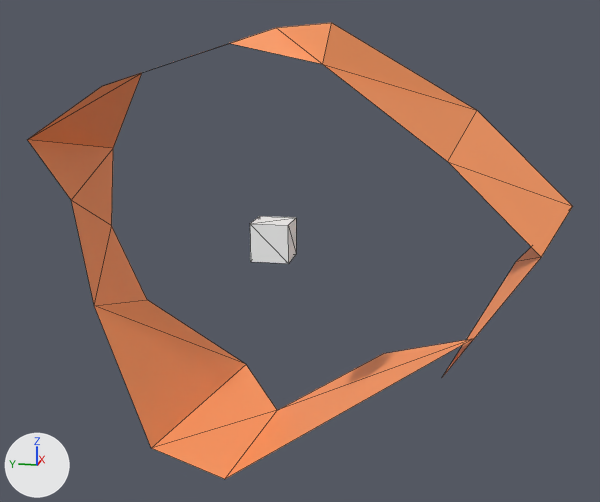
An edit to the glTF model src/assets/montains.gltf, drawn before and after from the same camera.
Before and after are seen from a 50 mm lens placed at (-15.89, -3.72, 3.76), pointed at (1.63, -0.21, -0.62). Every picture has the same lights, and +X, +Y and +Z are marked at lower left. Mesh edges are drawn as thin lines. Where no turn or scale is listed for an object, it has been applied to the vertices. Vertices at the same position are counted once.
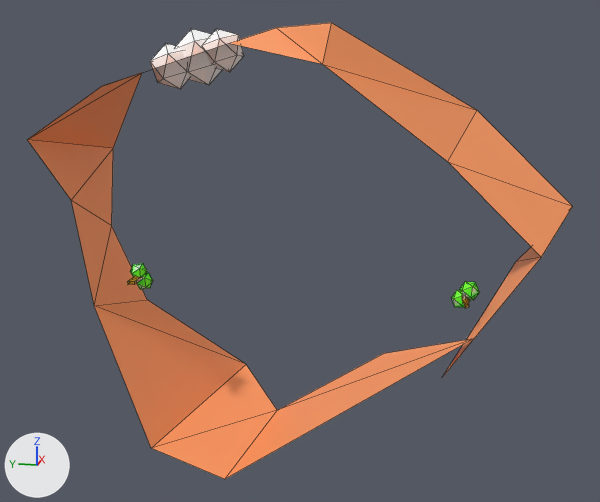
Edits to the scene script, one JSON object a line:
```json
{"block": "me_cube", "where": "# used by ob_cube; location = (0.0, 0.0, 0.0)"}
{"op": "remove", "block": "me_cube", "code": "me_cube.from_pydata(...)  # 32 vertices, 34 faces; spans x -0.39..3.64, y -5.88..5.33, z -5.52..4.2"}
{"op": "add", "block": "me_cube", "code": "me_cube.from_pydata(...)  # 124 vertices, 186 faces; spans x 0.12..3.64, y -5.88..5.33, z -5.52..4.2"}
{"block": "me_cube", "change": "me_cube part 1: a new loose piece, an icosphere of 20 faces spanning x 1.35..2.42, y 1.52..2.57, z 2.94..4.14, in mat_defaultmaterial"}
{"block": "me_cube", "change": "me_cube part 2: a new loose piece, an icosphere of 20 faces spanning x 1.26..2.07, y 1.07..1.86, z 3.23..4.13, in mat_defaultmaterial"}
{"block": "me_cube", "change": "me_cube part 3: a new loose piece, an icosphere of 20 faces spanning x 1.16..2.02, y 2.14..2.99, z 2.87..3.83, in mat_defaultmaterial"}
{"block": "me_cube", "change": "me_cube part 4: a new loose piece, an icosphere of 20 faces spanning x 0.9..1.27, y 3.16..3.57, z -1.31..-0.95, in mat_defaultmaterial"}
{"block": "me_cube", "change": "me_cube part 5: a new loose piece, an icosphere of 20 faces spanning x 0.92..1.31, y 3.05..3.48, z -1.55..-1.16, in mat_defaultmaterial"}
{"block": "me_cube", "change": "me_cube part 6: a new loose piece, an icosphere of 20 faces spanning x 0.74..1.11, y -3.94..-3.54, z -1.49..-1.12, in mat_defaultmaterial"}
{"block": "me_cube", "change": "me_cube part 7: a new loose piece, an icosphere of 20 faces spanning x 0.77..1.15, y -4.12..-3.7, z -1.32..-0.93, in mat_defaultmaterial"}
{"block": "me_cube", "change": "me_cube part 8: the loose piece of 8 vertices spanning x -0.39..0.39, y -0.39..0.39, z -0.39..0.39 is deleted"}
{"block": "me_cube", "change": "me_cube part 9"}
{"block": "me_cube", "change": "8 vertices are added at x 0.55..0.99, y 3.25..3.42, z -1.29..-1.21"}
{"block": "me_cube", "change": "12 new faces join them"}
{"block": "me_cube", "change": "me_cube part 10"}
{"block": "me_cube", "change": "8 vertices are added at x 0.4..0.83, y -3.91..-3.77, z -1.33..-1.14"}
{"block": "me_cube", "change": "12 new faces join them"}
```

Boxes (x1, y1, x2, y2) around the edits, measured in the pictures (600 x 502 px):
```json
{"part": 1, "of": "me_cube", "change": "added", "after": [176, 29, 222, 85]}
{"part": 2, "of": "me_cube", "change": "added", "after": [202, 29, 244, 72]}
{"part": 3, "of": "me_cube", "change": "added", "after": [150, 43, 190, 89]}
{"part": 4, "of": "me_cube", "change": "added", "after": [130, 263, 147, 277]}
{"part": 5, "of": "me_cube", "change": "added", "after": [137, 272, 153, 289]}
{"part": 6, "of": "me_cube", "change": "added", "after": [451, 290, 470, 308]}
{"part": 7, "of": "me_cube", "change": "added", "after": [459, 282, 480, 300]}
{"part": 8, "of": "me_cube", "change": "deleted", "before": [250, 216, 296, 264]}
{"part": 9, "of": "me_cube", "change": "added", "after": [127, 276, 142, 285]}
{"part": 10, "of": "me_cube", "change": "added", "after": [462, 294, 469, 308]}
```
